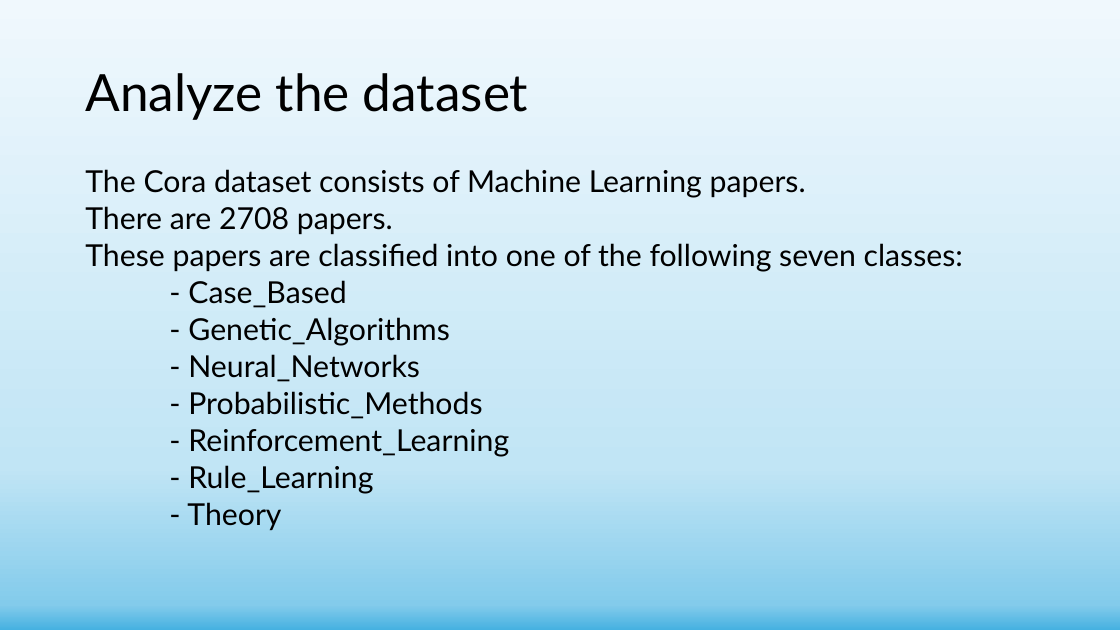
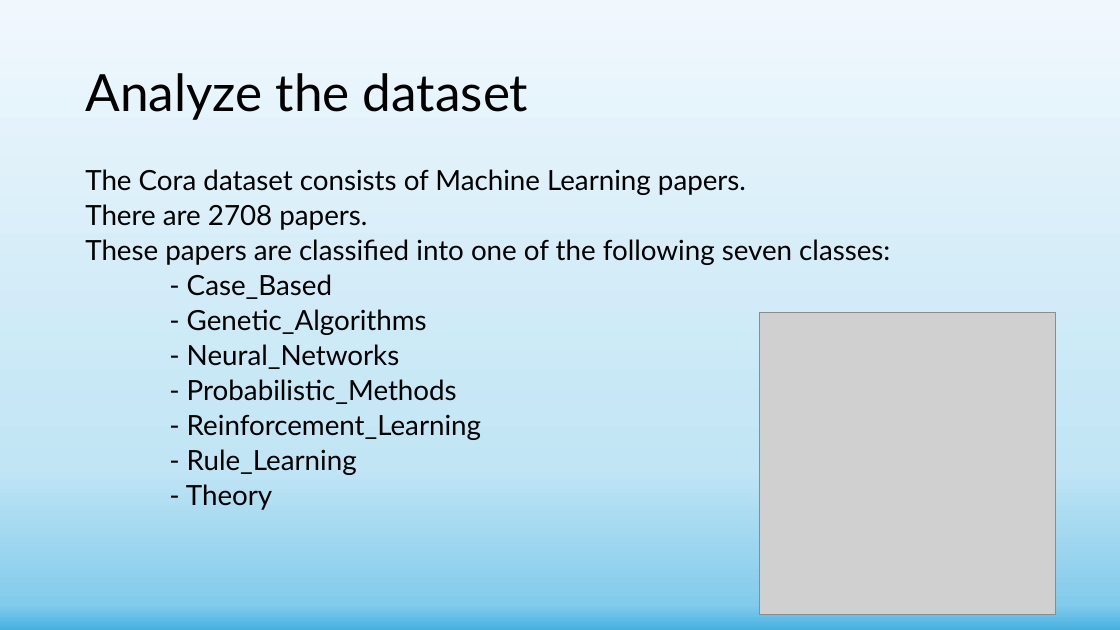
Before and after one commit to shachar700/Graph-Embedding, a slide deck: slide 7 of doc/Graph-Embedding Presentation.pptx. Drawn at 1120x630 pixels with LibreOffice and Linux fonts; fonts in the diff are those of the drawing; grey boxes stand for pictures. Boxes give left, top, right and bottom in pixels: in the first picture for what was removed or moved away, otherwise in the second. Text is boxed around its words. In the diff, an @@ line names an element or a change of style, - is before the commit and + after.

Commit message:
added pictures

```diff
--- a/doc/Graph-Embedding Presentation.pptx
+++ b/doc/Graph-Embedding Presentation.pptx
@@ text "The Cora dataset consists of ..." at <box>85,169,890,510</box>: size 25.9 to 23.8 pt @@
@@ picture added at <box>760,313,1055,615</box> @@
```
Also in this commit, not shown: 16 other slides changed.
